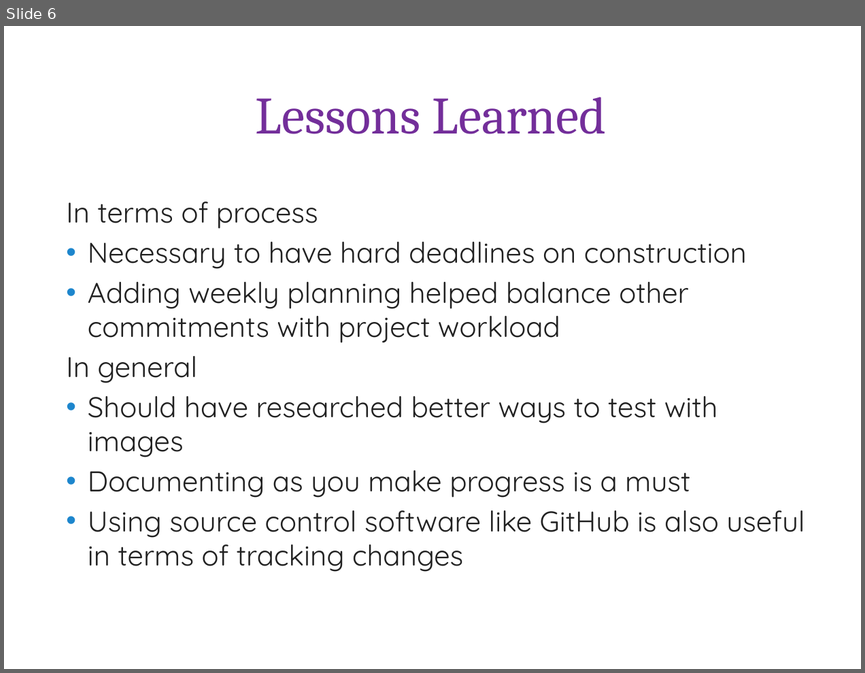
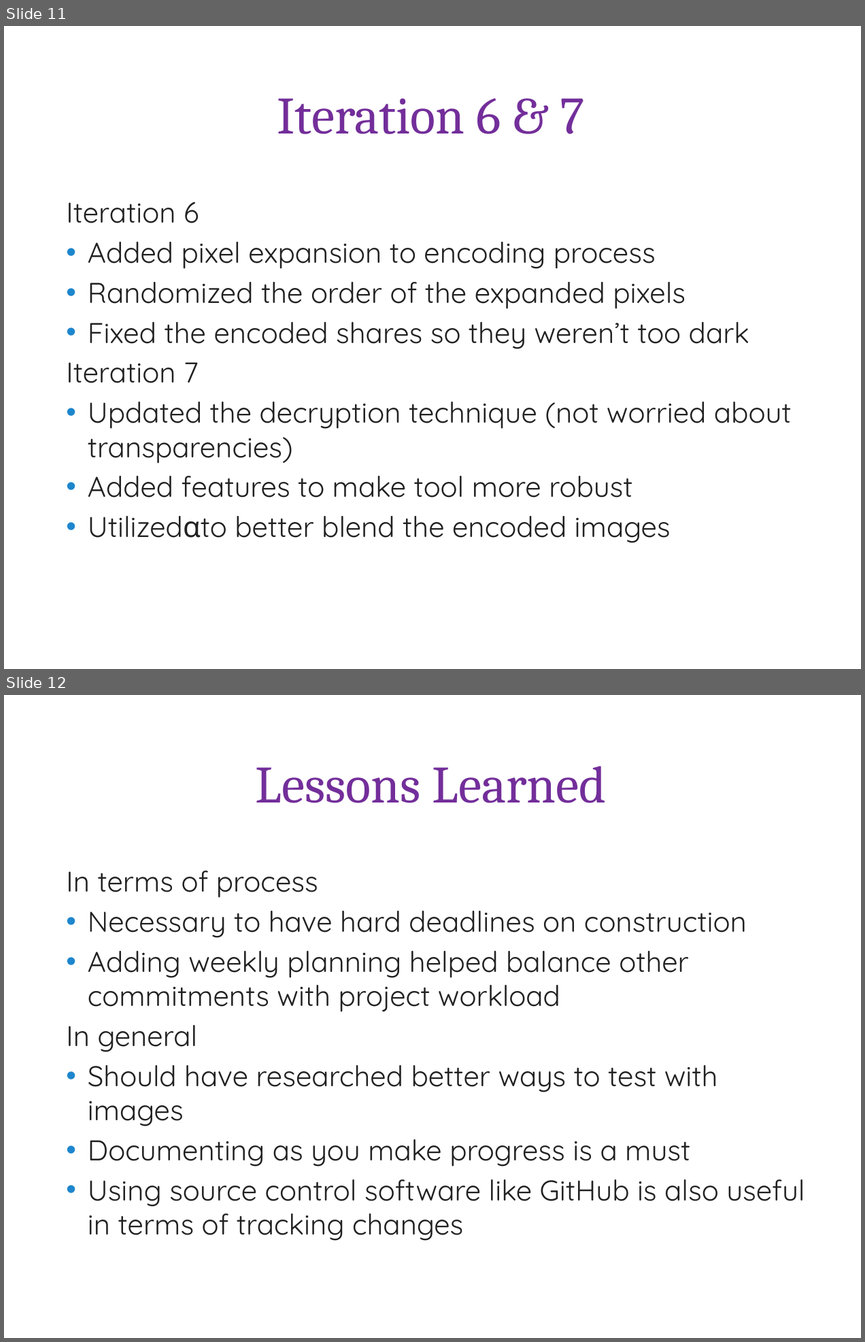
Before and after one commit to amh0029/Masters_Proj, a slide deck: Documentation/MastersDefense.pptx. Shown one above the other, each under a label of ours: slide 6 before the commit, slides 11 and 12 after it. The pictures are 865x673 and 865x1342 pixels, drawn with LibreOffice and Linux fonts; fonts in the diff are those of the drawing; background and template pictures are left out. Boxes give left, top, right and bottom in pixels: in the first picture for what was removed or moved away, otherwise in the second. Text is boxed around its words. In the diff, an @@ line names an element or a change of style, - is before the commit and + after.

Commit message:
Updated/Completed PPT

```diff
--- a/Documentation/MastersDefense.pptx
+++ b/Documentation/MastersDefense.pptx
@@ slide 11 added at (x1=4, y1=26, x2=861, y2=669), background picture (left out); not listed: 3 template elements that a slide beside it also shows @@
@@ title added at (x1=277, y1=98, x2=585, y2=134), 44 pt, text #732E9A @@
+Iteration 6 & 7
@@ text added at (x1=66, y1=201, x2=791, y2=543), 24 pt, text #212121 @@
+Iteration 6
+• Added pixel expansion to encoding process
+• Randomized the order of the expanded pixels
+• Fixed the encoded shares so they weren’t too dark
+Iteration 7
+• Updated the decryption technique (not worried about transparencies)
+• Added features to make tool more robust
+• Utilizedαto better blend the encoded images
@@ what was slide 6 is now slide 12 @@
```
Also in this commit, not shown: 6 other slides added.
